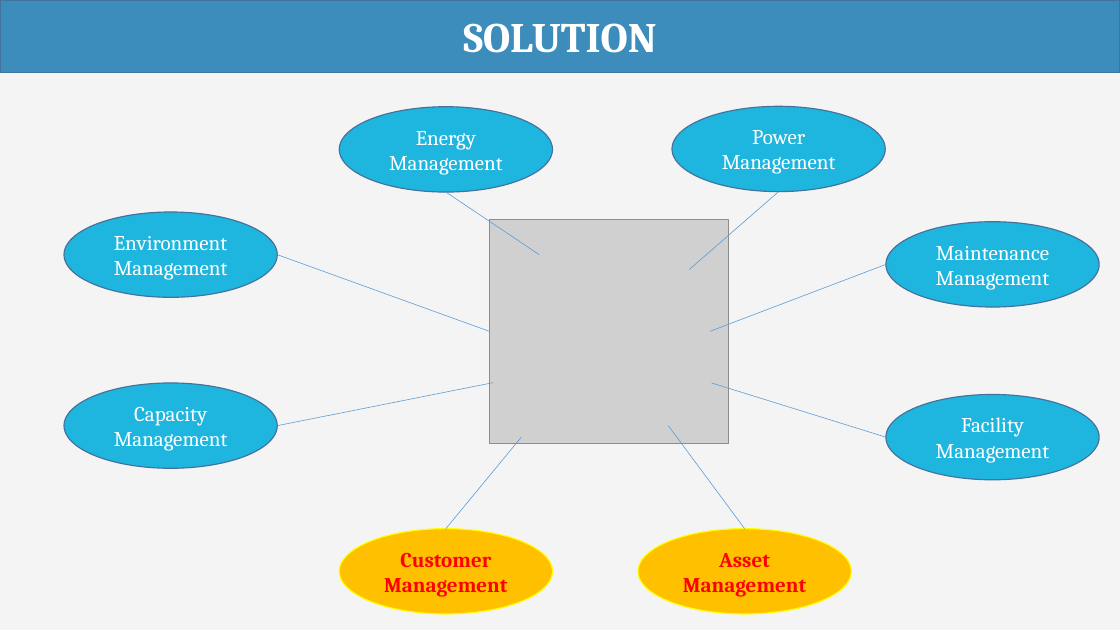
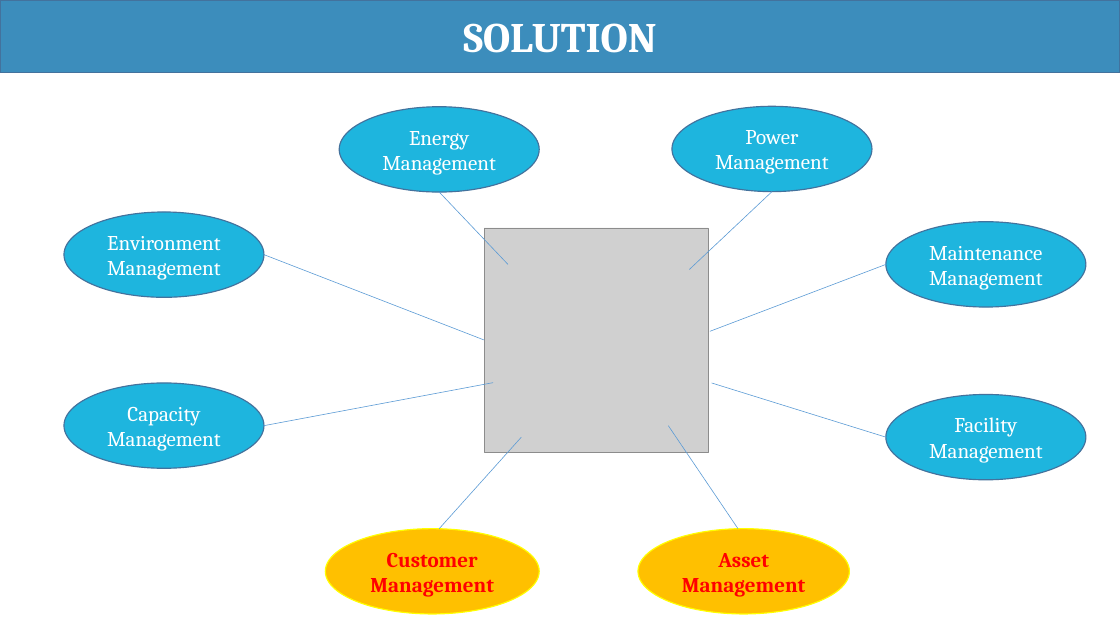
Before and after one commit to haltt051093/IMS-datacenter, a slide deck: slide 6 of Document/Presentation/IMS_20160407_Presentation.pptx. Drawn at 1120x630 pixels with LibreOffice and Linux fonts; fonts in the diff are those of the drawing; grey boxes stand for pictures. Boxes give left, top, right and bottom in pixels: in the first picture for what was removed or moved away, otherwise in the second. Text is boxed around its words. In the diff, an @@ line names an element or a change of style, - is before the commit and + after.

```diff
--- a/Document/Presentation/IMS_20160407_Presentation.pptx
+++ b/Document/Presentation/IMS_20160407_Presentation.pptx
@@ background #F4F4F4 to #FFFFFF @@
@@ ellipse "Energy Management": place and size @@
-ellipse "Energy Management" at bbox=[339, 107, 553, 192]
+ellipse "Energy Management" at bbox=[339, 107, 539, 192]
@@ ellipse "Power Management": place and size @@
-ellipse "Power Management" at bbox=[672, 107, 886, 192]
+ellipse "Power Management" at bbox=[672, 107, 872, 192]
@@ line moved from (446, 192) - (539, 255) to (439, 192) - (508, 265) @@
@@ line moved from (779, 192) - (690, 270) to (772, 192) - (690, 270) @@
@@ ellipse "Environment Management": place and size @@
-ellipse "Environment Management" at bbox=[64, 212, 277, 297]
+ellipse "Environment Management" at bbox=[64, 212, 264, 297]
@@ picture: place and size @@
-picture at bbox=[490, 219, 728, 444]
+picture at bbox=[484, 228, 708, 452]
@@ ellipse "Maintenance Management": place and size @@
-ellipse "Maintenance Management" at bbox=[886, 222, 1100, 308]
+ellipse "Maintenance Management" at bbox=[886, 222, 1086, 308]
@@ line moved from (277, 255) - (490, 331) to (264, 255) - (484, 340) @@
@@ ellipse "Capacity Management": place and size @@
-ellipse "Capacity Management" at bbox=[64, 383, 277, 469]
+ellipse "Capacity Management" at bbox=[64, 383, 264, 469]
@@ line moved from (277, 426) - (493, 383) to (264, 426) - (493, 383) @@
@@ ellipse "Facility Management": place and size @@
-ellipse "Facility Management" at bbox=[886, 395, 1100, 481]
+ellipse "Facility Management" at bbox=[886, 395, 1086, 481]
@@ line moved from (446, 528) - (522, 437) to (439, 528) - (522, 437) @@
@@ line moved from (744, 528) - (669, 426) to (739, 528) - (669, 426) @@
@@ ellipse "Customer Management": place and size @@
-ellipse "Customer Management" at bbox=[339, 528, 553, 614]
+ellipse "Customer Management" at bbox=[325, 528, 539, 614]
```
Also in this commit, not shown: 11 other slides changed, 36 slides added, 8 slides removed.
